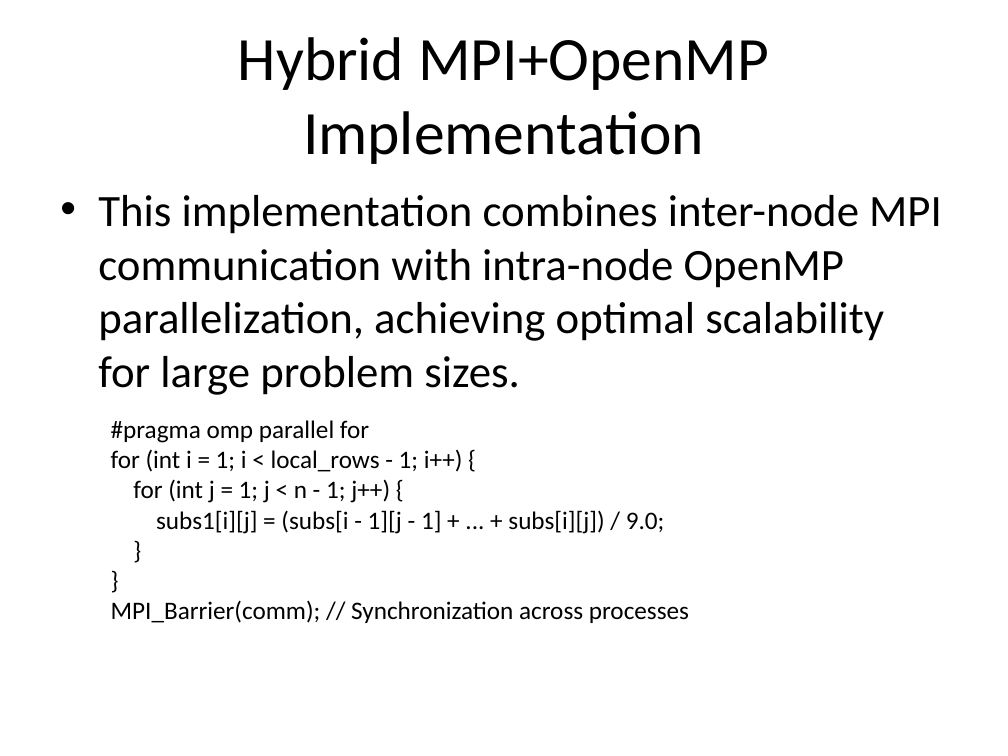
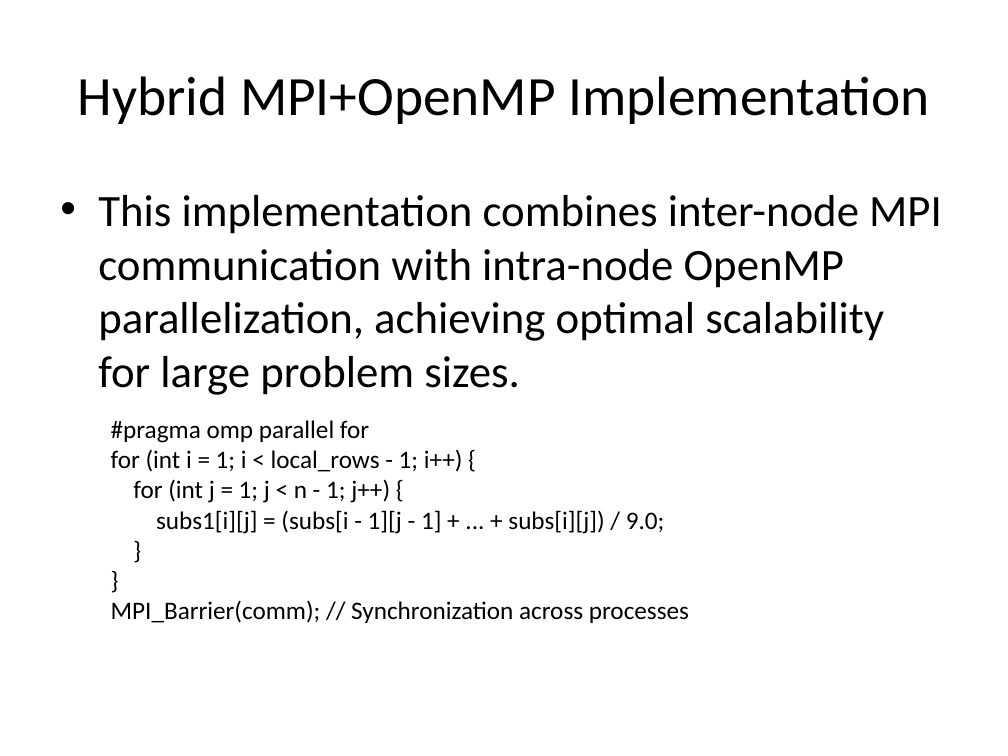
Before and after one commit to DevinDGuo/Final_Group_Project, a slide deck: slide 10 of Presentation/FINAL_PRESENTATION.pptx (slide 12 before the commit). Drawn at 1008x756 pixels with LibreOffice and Linux fonts; fonts in the diff are those of the drawing. Boxes give left, top, right and bottom in pixels: in the first picture for what was removed or moved away, otherwise in the second. Text is boxed around its words. In the diff, an @@ line names an element or a change of style, - is before the commit and + after.

Commit message:
Added to Presentation

```diff
--- a/Presentation/FINAL_PRESENTATION.pptx
+++ b/Presentation/FINAL_PRESENTATION.pptx
@@ title "Hybrid MPI+OpenMP Implementation" at (78, 76, 929, 124): size 44 to 39.6 pt @@
```
Also in this commit, not shown: 1 other slide changed, 2 slides added, 36 other files.
